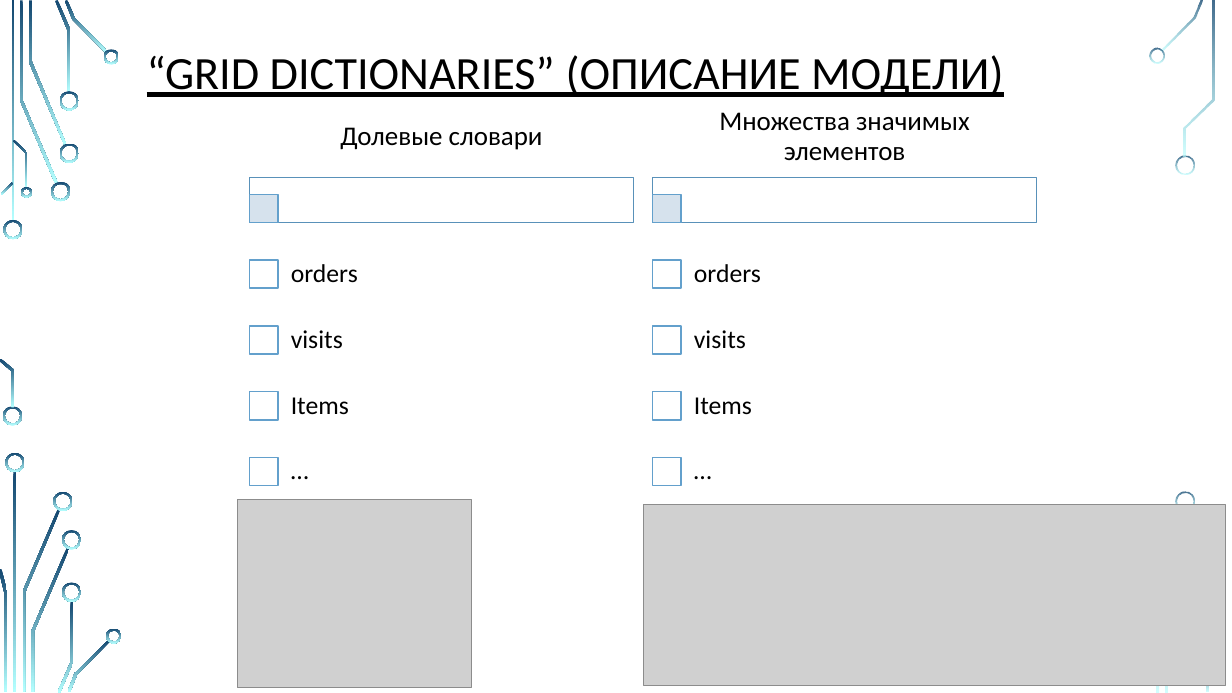
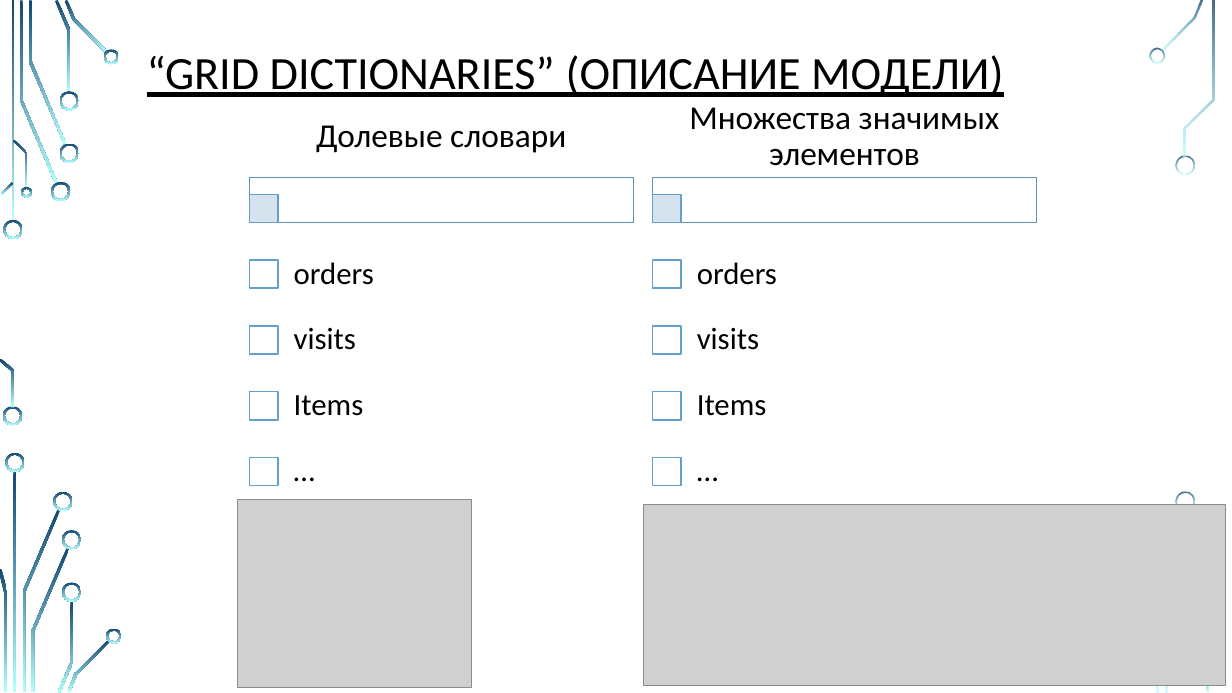
Before and after one commit to Excellents1/flocktory_gender, a slide deck: slide 7 of presentation/Презентация № 3 Excellent's_Flocktory.pptx. Drawn at 1232x693 pixels with LibreOffice and Linux fonts; fonts in the diff are those of the drawing; grey boxes stand for pictures; background and template pictures are left out. Boxes give left, top, right and bottom in pixels: in the first picture for what was removed or moved away, otherwise in the second. Text is boxed around its words. In the diff, an @@ line names an element or a change of style, - is before the commit and + after.

```diff
--- a/presentation/Презентация № 3 Excellent's_Flocktory.pptx
+++ b/presentation/Презентация № 3 Excellent's_Flocktory.pptx
@@ text "Долевые словари" at [316,125,566,153]: size 21 to 26 pt; more space between paragraphs @@
@@ text "Множества значимых элементов" at [689,107,1000,166]: size 21 to 26 pt; more space between paragraphs @@
@@ size 20 to 24 pt; more space between paragraphs in 8 elements at [294,262,374,285], [294,328,356,350], [294,395,364,416], [697,262,777,285], [697,328,759,350], [697,395,767,416], [276,439,633,505], [679,439,1036,505] @@
```
Also in this commit, not shown: 4 other slides changed, 8 other files.
